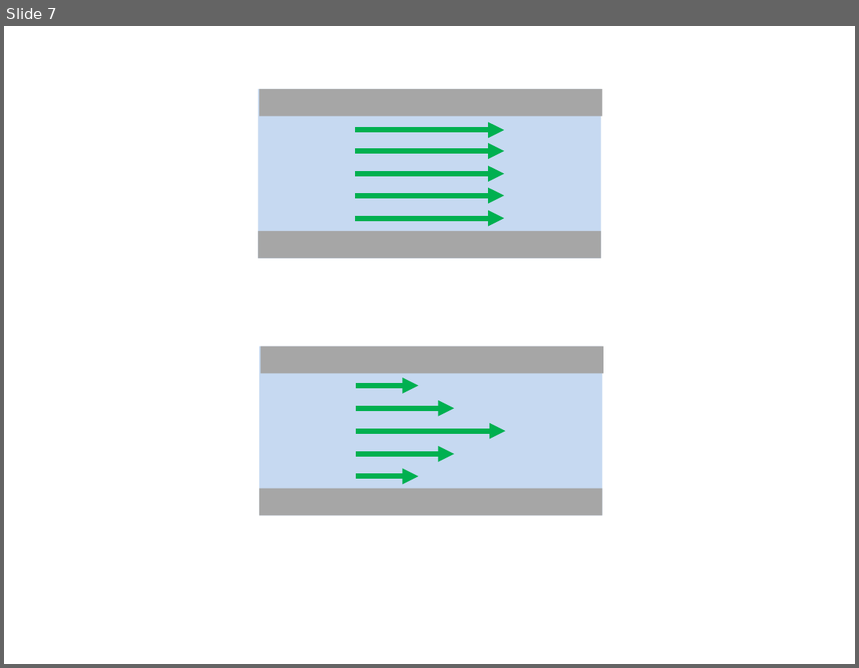
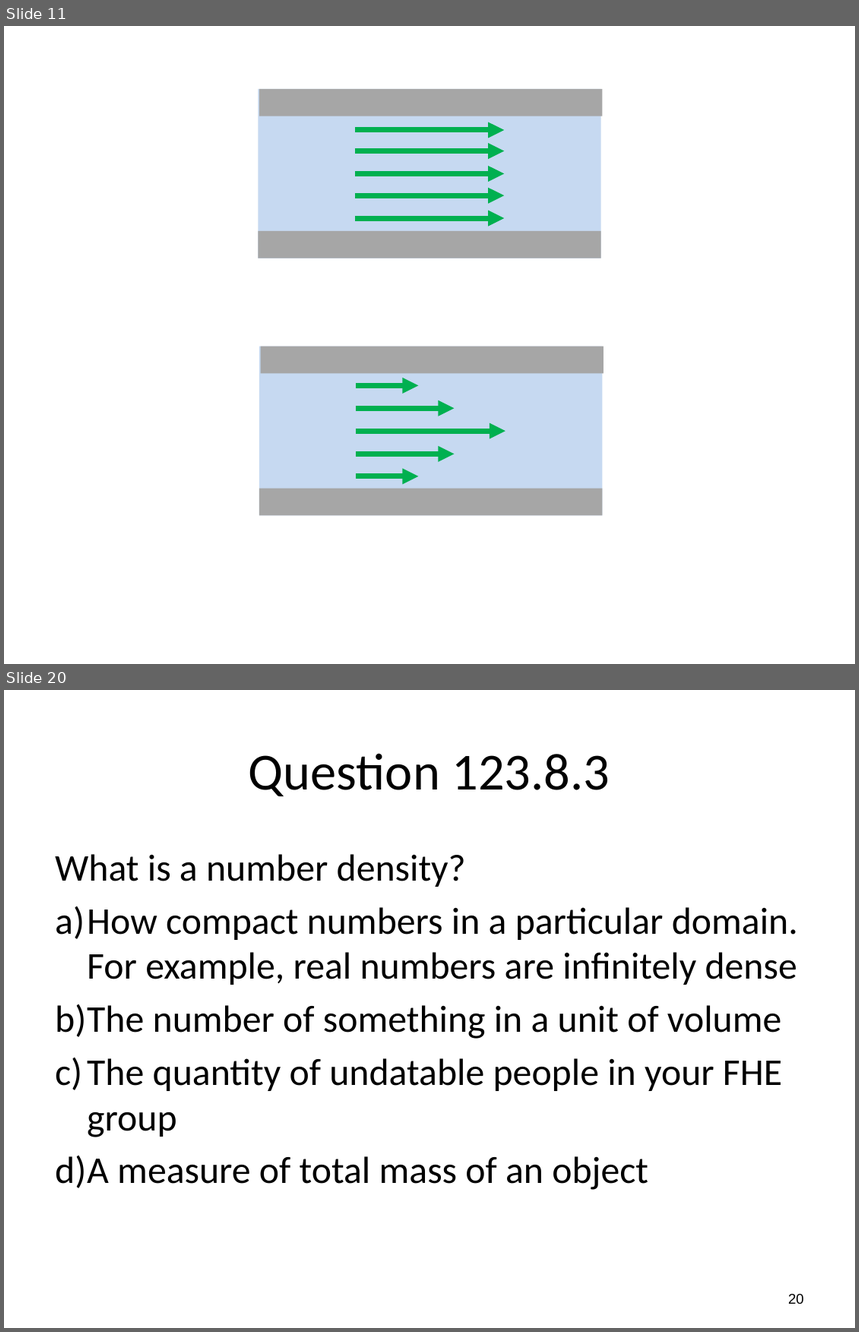
Before and after one commit to rtlines/Introductory-Physics-II, a slide deck: Lecture_Slides/PH 123 Lecture 28.pptx. Shown one above the other, each under a label of ours: slide 7 before the commit, slides 11 and 20 after it; the slides between them are not shown. The pictures are 859x668 and 859x1332 pixels, drawn with LibreOffice and Linux fonts; fonts in the diff are those of the drawing. Boxes give left, top, right and bottom in pixels: in the first picture for what was removed or moved away, otherwise in the second. Text is boxed around its words. In the diff, an @@ line names an element or a change of style, - is before the commit and + after.

```diff
--- a/Lecture_Slides/PH 123 Lecture 28.pptx
+++ b/Lecture_Slides/PH 123 Lecture 28.pptx
@@ slide 20 added at box(4, 690, 855, 1328), background #FFFFFF @@
@@ title added at box(249, 753, 610, 796), 44 pt, text #000000 @@
+Question 123.8.3
@@ text added at box(55, 854, 798, 1190), 32 pt, text #000000 @@
+What is a number density?
+a) How compact numbers in a particular domain. For example, real numbers are infinitely dense
+b) The number of something in a unit of volume
+c) The quantity of undatable people in your FHE group
+d) A measure of total mass of an object
@@ page number added at box(788, 1294, 804, 1305), 12 pt, text #000000 @@
+20
@@ what was slide 7 is now slide 11 @@
```
Also in this commit, not shown: 19 other slides added, 39 other files.
